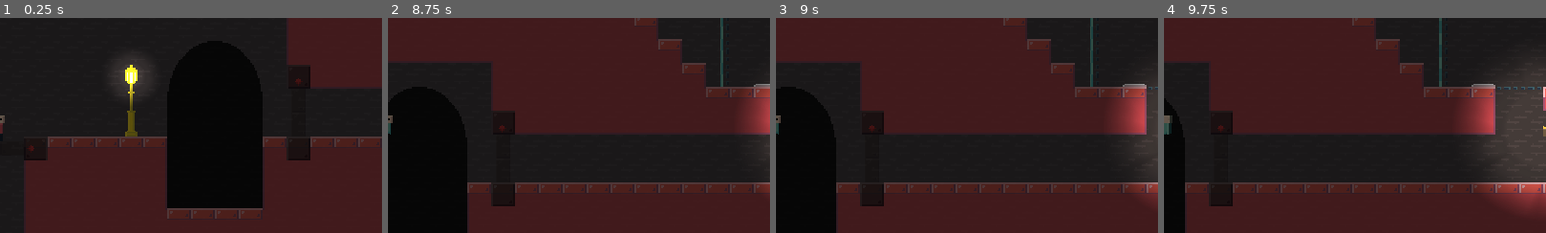
Above: before the commit, frames 1-4 (left to right).
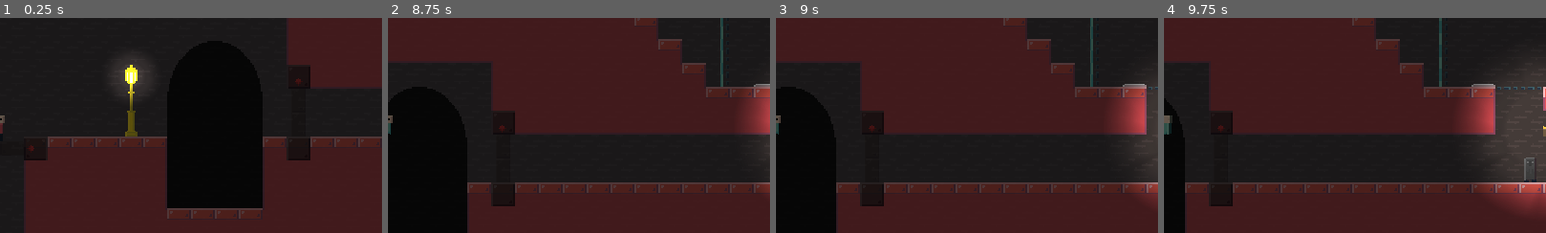
Above: after the commit, the same moments.

Repository: Lunatic-Games/kill-me-now
Game: Godot game, scene res://levels/train_station_5.tscn
Two runs of this game, one before a commit and one after it. Both use one fixed random seed, a clock stepped at 60 frames per second and the inputs below. This scene is started directly instead of the project's main scene.
Inputs (mouse positions are % of the whole screen's width and height, from its top left):
- Up to frame 1 (0.25 s): no input
- Up to frame 2 (8.75 s): tap Enter at 0.5 s; move the mouse to (72, 45) at 0.52 s; hold D (move_right) 0.53-2.03 s; tap E (interact) every 1.5 s from 0.6 to 8.1 s; click (72, 45) at 0.67 s; tap Space (jump) at 0.77, 1.52, 3.02, 3.77, 4.52, 6.02, 6.77, 7.52 s; move the mouse to (30, 55) at 1.27 s; tap Q (leave_body) every 1.5 s from 1.35 to 7.35 s; move the mouse to (60, 28) at 2.02 s; hold A (move_left) 2.03-2.78 s; move the mouse to (45, 70) at 2.77 s; hold D (move_right) 2.78-4.28 s; click (45, 70) at 2.92 s; move the mouse to (80, 65) at 3.52 s; move the mouse to (20, 35) at 4.27 s; hold A (move_left) 4.28-5.03 s; move the mouse to (55, 50) at 5.02 s; hold D (move_right) 5.03-5.78 s; click (55, 50) at 5.17 s; move the mouse to (35, 25) at 5.77 s; hold A (move_left) 5.78-7.28 s; move the mouse to (72, 45) at 6.52 s; move the mouse to (30, 55) at 7.27 s; hold D (move_right) from 7.28 s (still down); click (30, 55) at 7.42 s; move the mouse to (60, 28) at 8.02 s
- Up to frame 3 (9 s): keep holding D (move_right); move the mouse to (45, 70) at 8.77 s; tap Q (leave_body) at 8.85 s
- Up to frame 4 (9.75 s): tap Space (jump) at 9.02 s; move the mouse to (80, 65) at 9.52 s; release D (move_right) at 9.53 s; hold A (move_left) from 9.53 s (still down); tap E (interact) at 9.6 s; click (80, 65) at 9.67 s
The pictures show only the part of the screen within x 50-100%, y 25-75%; the shares and areas given below are measured in that part.

Frames 1-3 are identical in both runs. In frame 4, 0.1% of the frame differs, in the area x 94-98%, y 64-77%.

Commit message:
did level 5

Diff:
--- a/levels/train_station_5.tscn
+++ b/levels/train_station_5.tscn
@@ -396,6 +396,10 @@
 
 [node name="NPCs" type="Node2D" parent="."]
 
+[node name="NPC5" parent="NPCs" instance=ExtResource( 19 )]
+position = Vector2( 215, 448 )
+dialogue = [ "Theres a trap door in the middle of this platform...", "That wasn't there on other platforms... ", "Right?" ]
+
 [node name="NPC3" parent="NPCs" instance=ExtResource( 19 )]
 position = Vector2( -314, 864 )
 dialogue = [ "I think I heard something move back at the platform?" ]
@@ -407,6 +411,14 @@
 [node name="NPC" parent="NPCs" instance=ExtResource( 19 )]
 position = Vector2( -1001, 1088 )
 dialogue = [ "I'm not sure how I got here...", "Oh well. At least it's cozy." ]
+
+[node name="NPC4" parent="NPCs" instance=ExtResource( 19 )]
+position = Vector2( 1166, 448 )
+dialogue = [ "That button up there...", "I think it controls the trapdoor on back on the platform." ]
+
+[node name="NPC6" parent="NPCs" instance=ExtResource( 19 )]
+position = Vector2( -79, 448 )
+dialogue = [ "Something's down there..." ]
 [connection signal="toggled" from="PressurePlates/PressurePlate" to="Gates/Gate" method="_on_PressurePlate_toggled"]
 [connection signal="toggled" from="PressurePlates/PressurePlate46" to="Gates/Gate6" method="_on_PressurePlate46_toggled"]
 [connection signal="toggled" from="PressurePlates/PressurePlate46" to="Gates/Gate4" method="_on_PressurePlate46_toggled"]
